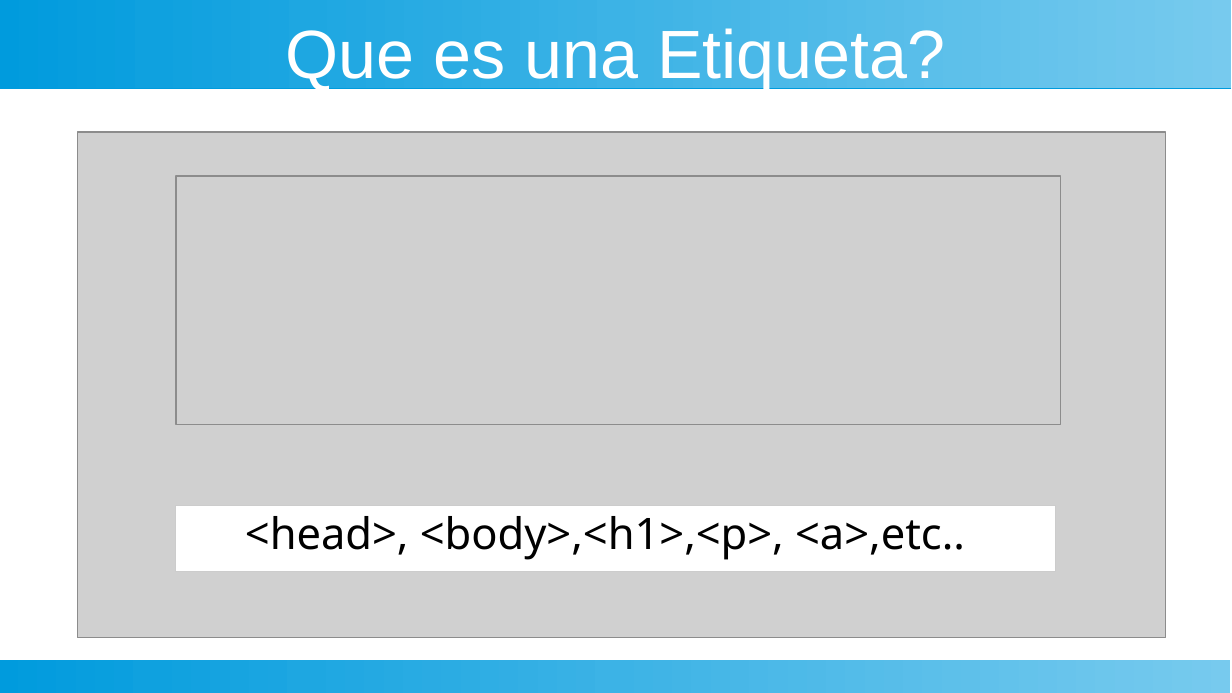
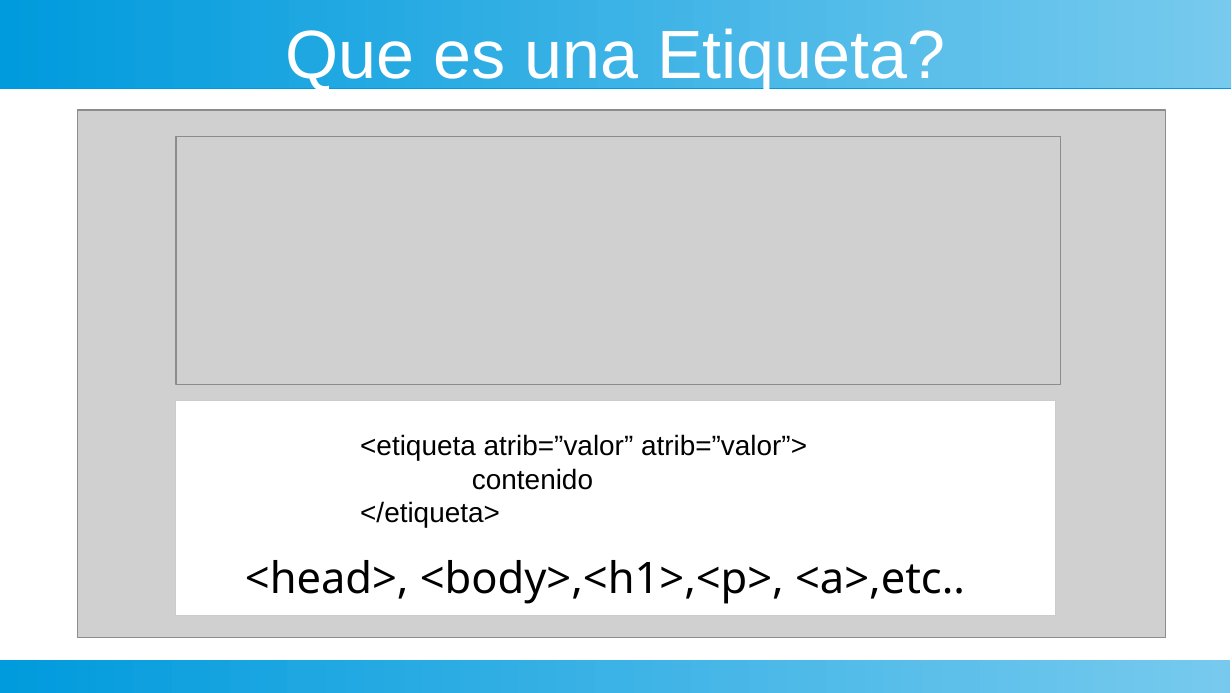
Before and after one commit to pedroobando/guiahtml, a slide deck: slide 4 of doc/curso html5.odp. Drawn at 1232x693 pixels with LibreOffice and Linux fonts; fonts in the diff are those of the drawing; grey boxes stand for pictures. Boxes give left, top, right and bottom in pixels: in the first picture for what was removed or moved away, otherwise in the second. Text is boxed around its words. In the diff, an @@ line names an element or a change of style, - is before the commit and + after.

```diff
--- a/doc/curso html5.odp
+++ b/doc/curso html5.odp
@@ picture: place and size @@
-picture at [77, 132, 1166, 638]
+picture at [77, 110, 1166, 637]
@@ picture: place and size @@
-picture at [176, 176, 1060, 424]
+picture at [176, 136, 1060, 385]
@@ rectangle: place and size @@
-rectangle at [176, 506, 1055, 572]
+rectangle at [176, 400, 1055, 616]
@@ text added at [360, 434, 807, 528], 18 pt, text #000000 @@
+<etiqueta atrib=”valor” atrib=”valor”>
+contenido
+</etiqueta>
@@ text "<head>, <body>,<h1>,<p>, <a>,etc..": place and size @@
-text "<head>, <body>,<h1>,<p>, <a>,etc.." at [245, 516, 965, 560]
+text "<head>, <body>,<h1>,<p>, <a>,etc.." at [245, 560, 965, 604]
```
Also in this commit, not shown: 1 slide added, 1 slide removed, 1 other file.
